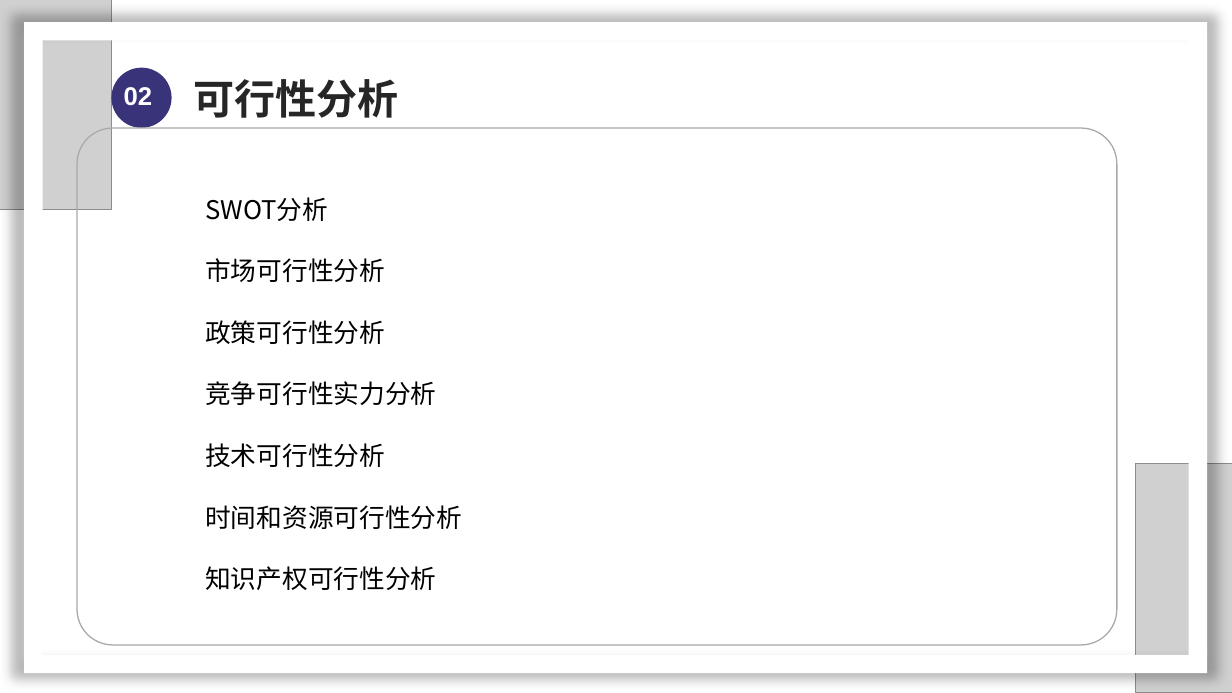
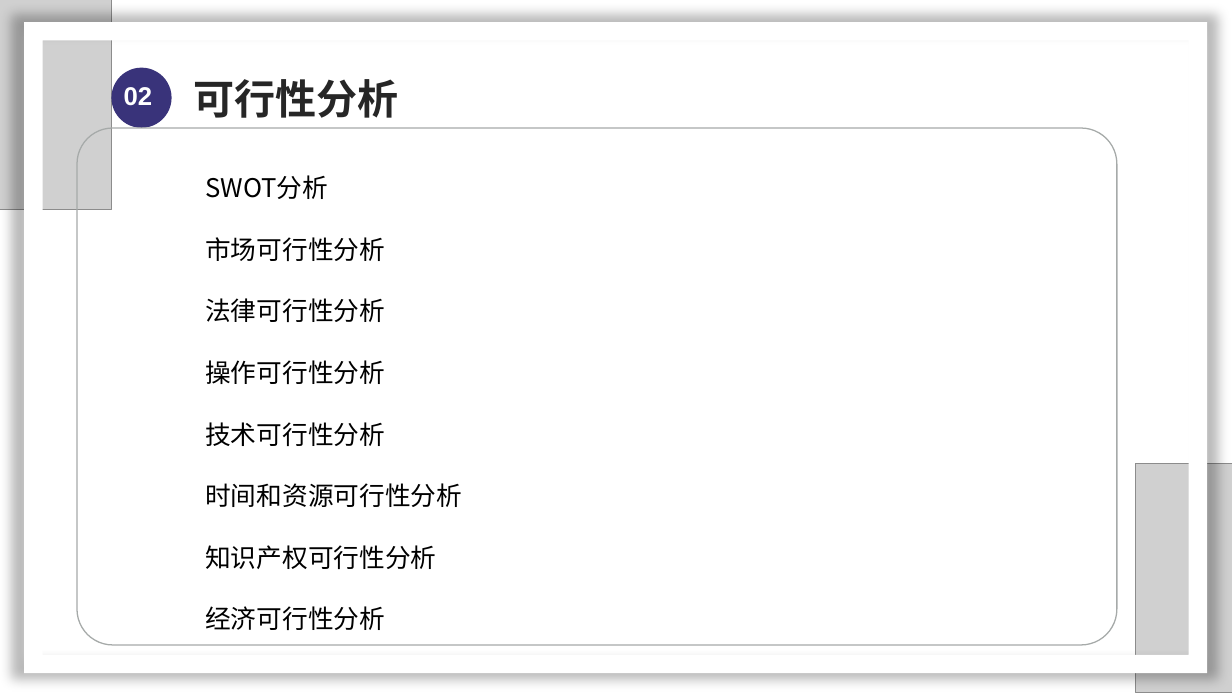
Before and after one commit to SarielX98/PRD2018G14, a slide deck: slide 7 of 受控文档/PPT/软件需求工程审核PPT.pptx. Drawn at 1232x693 pixels with LibreOffice and Linux fonts; fonts in the diff are those of the drawing; grey boxes stand for pictures; background and template pictures are left out. Boxes give left, top, right and bottom in pixels: in the first picture for what was removed or moved away, otherwise in the second. Text is boxed around its words. In the diff, an @@ line names an element or a change of style, - is before the commit and + after.

```diff
--- a/受控文档/PPT/软件需求工程审核PPT.pptx
+++ b/受控文档/PPT/软件需求工程审核PPT.pptx
@@ text "SWOT分析": place and size @@
-text "SWOT分析" at [205,197,462,590]
+text "SWOT分析" at [205,175,462,630]
@@ text at [205,298,385,384]: text changed @@
-政策可行性分析
-竞争可行性实力分析
+法律可行性分析
+操作可行性分析
@@ text at [205,606,385,630]: paragraph added @@
+经济可行性分析
```
Also in this commit, not shown: 19 other slides changed, 10 slides added, 1 slide removed, 1 other file.
